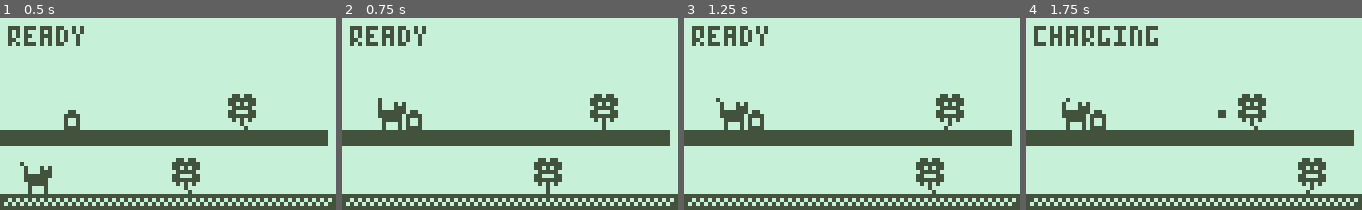
Above: before the commit, frames 1-4 (left to right).
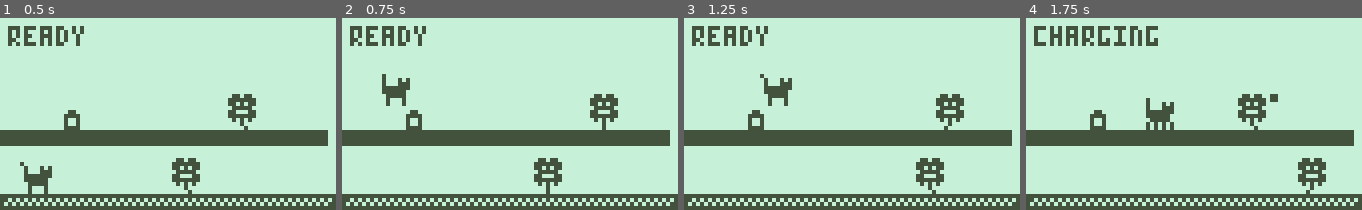
Above: after the commit, the same moments.

Repository: goldghosty/NokiaGame
Game: Godot game, scene res://Scenes/main_scene.tscn
Same seed, same stepped clock (60 frames per second), same inputs: the game is played once before the commit and once after it. The project has no main scene, so this scene is started directly.
Inputs:
- Up to frame 1 (0.5 s): no input
- Up to frame 2 (0.75 s): tap Enter (advance_dialogue) at 0.5 s; hold D (move_right) from 0.53 s (still down); hold Enter (advance_dialogue) from 0.53 s (still down)
- Up to frame 3 (1.25 s): keep holding D (move_right); keep holding Enter (advance_dialogue)
- Up to frame 4 (1.75 s): keep holding D (move_right); release Enter (advance_dialogue) at 1.28 s; tap Z (break) at 1.35 s

Frame 1 is identical in both runs. In frame 2, 1.4% of the frame differs, in the area x 10-21%, y 29-59%; in frame 3, 1.5%; in frame 4, 1.8%, in the area x 10-75%, y 39-59%.

Commit message:
fixed floor

Diff:
--- a/Scenes/main_scene.tscn
+++ b/Scenes/main_scene.tscn
@@ -49,11 +49,23 @@
 position = Vector2(44, 46)
 shape = SubResource("RectangleShape2D_0f027")
 
+[node name="StaticBody2D2" type="StaticBody2D" parent="." unique_id=250614872]
+position = Vector2(84, 0)
+collision_layer = 2
+
+[node name="Sprite2D" type="Sprite2D" parent="StaticBody2D2" unique_id=781025515]
+position = Vector2(42, 46)
+texture = ExtResource("3_m1efj")
+
+[node name="CollisionShape2D" type="CollisionShape2D" parent="StaticBody2D2" unique_id=1242313507]
+position = Vector2(44, 46)
+shape = SubResource("RectangleShape2D_0f027")
+
 [node name="Platform" parent="." unique_id=1639619999 instance=ExtResource("4_mai8y")]
 position = Vector2(0, 28)
 
-[node name="Platform2" parent="." unique_id=1152231501 instance=ExtResource("4_mai8y")]
-position = Vector2(84, 44)
+[node name="Platform2" parent="." unique_id=640319436 instance=ExtResource("4_mai8y")]
+position = Vector2(86, 24)
 
 [node name="BlackCat" parent="." unique_id=1722602674 instance=ExtResource("6_drdnd")]
 position = Vector2(9, 40)
--- a/Scripts/black_cat.gd
+++ b/Scripts/black_cat.gd
@@ -3,7 +3,7 @@
 var projectile = preload("res://Scenes/projectile.tscn")
 var facing_direction = 1
 const SPEED = 20.0
-const JUMP_VELOCITY = -175.0
+const JUMP_VELOCITY = -200.0
 @onready var animated_sprite_2d: AnimatedSprite2D = $AnimatedSprite2D
 @onready var hairball_timer: Timer = $HairballTimer
 
